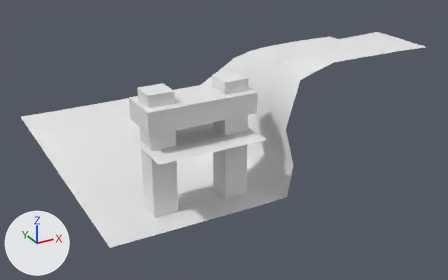
The OBJ model Project_ThirdPerson/mge_v18_student_version/assets/ThirdPerson/models/Harbour_Bottom_Left.obj as it was, and as the next commit left it.
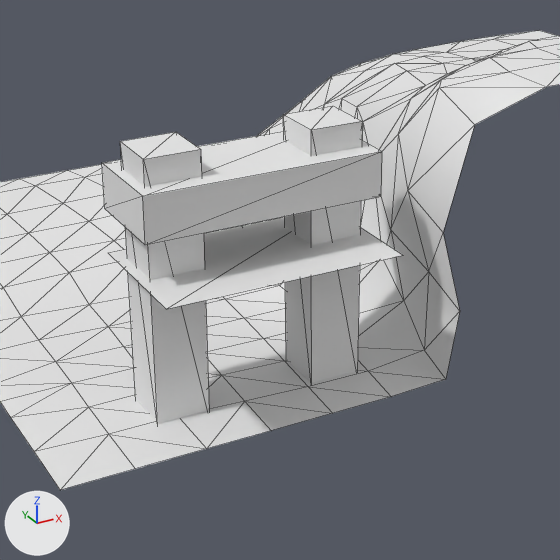
Each version appears first whole from a 50 mm lens placed at (-0.878, -1.768, 0.669), pointed at (0.039, -0.101, -0.164), and next in a close-up on the part from 18% to 76% of the width and 8% to 100% of the height. Arrows for +X, +Y and +Z are at lower left; the lights stay in place. The close-ups show mesh edges as thin lines. Where no turn or scale is listed for an object, it has been applied to the vertices.

Objects in the first close-up: 'Harbour_Bottom_Left'.
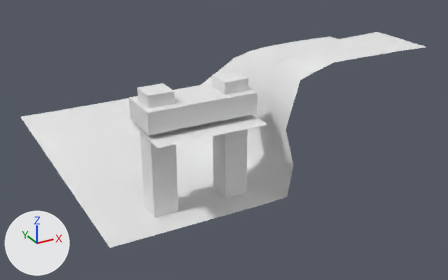
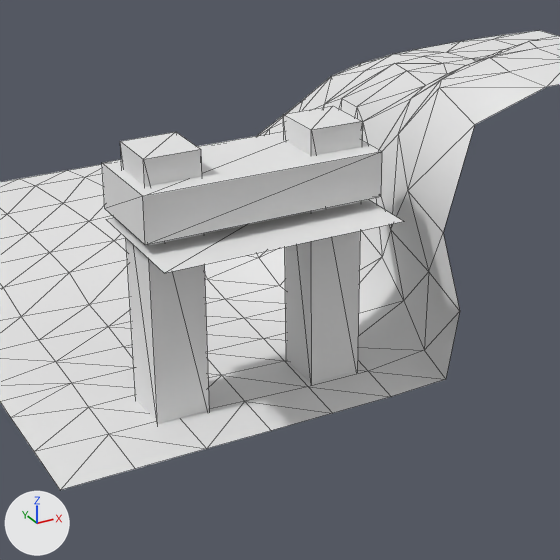
Changed parts and their boxes (x1, y1, x2, y2) in the close-ups (560 x 560 px; the box of a moved part takes in the faces that stretch with it):
part 1 of me_harbour_bottom_left, moved or reshaped: before (108, 217, 402, 309); after (106, 199, 403, 273)

What the commit changed:
me_harbour_bottom_left has 204 vertices, 334 faces and spans x -0.5..0.5, y -0.5..0.502, z -0.198..0.191.
me_harbour_bottom_left is used by ob_harbour_bottom_left; location (0.0, 0.0, 0.0).
me_harbour_bottom_left part 1: the loose piece of 4 vertices spanning x -0.362..-0.049, y -0.5..-0.32, z 0.008 is moved by (0.0, 0.0, 0.044).
